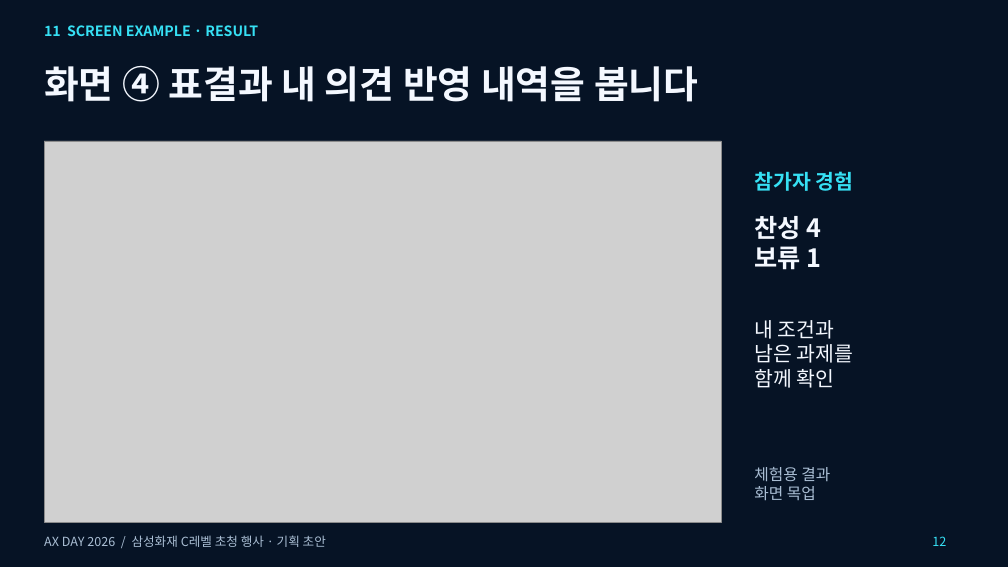
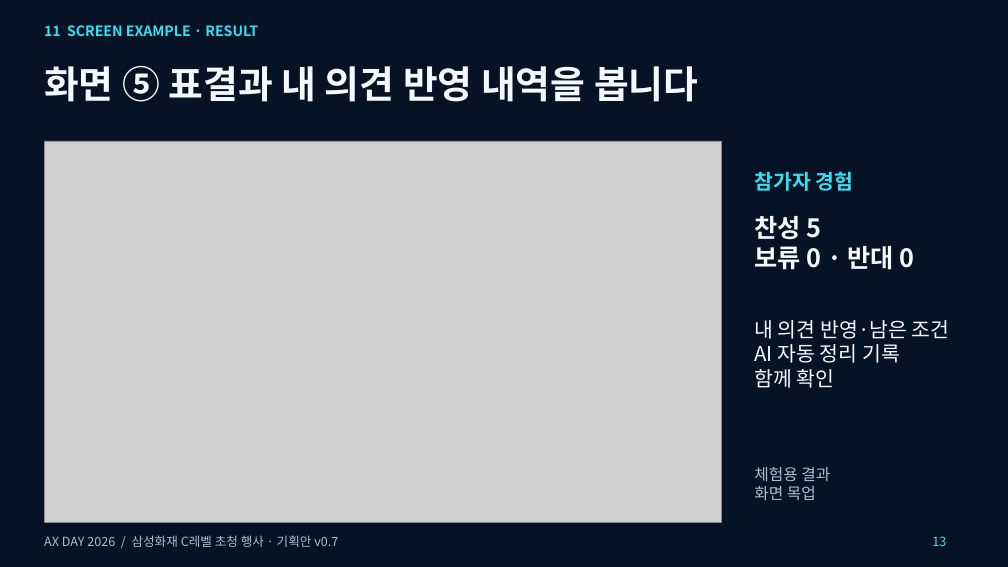
Before and after one commit to hyuny0219/axday_agent, a slide deck: slide 13 of docs/reference/AX_Day_2026_Boardroom_Proposal.pptx (slide 12 before the commit). Drawn at 1008x567 pixels with LibreOffice and Linux fonts; fonts in the diff are those of the drawing; grey boxes stand for pictures. Boxes give left, top, right and bottom in pixels: in the first picture for what was removed or moved away, otherwise in the second. Text is boxed around its words. In the diff, an @@ line names an element or a change of style, - is before the commit and + after.

```diff
--- a/docs/reference/AX_Day_2026_Boardroom_Proposal.pptx
+++ b/docs/reference/AX_Day_2026_Boardroom_Proposal.pptx
@@ text at box(44, 66, 698, 102): text changed @@
-화면 ④ 표결과 내 의견 반영 내역을 봅니다
+화면 ⑤ 표결과 내 의견 반영 내역을 봅니다
@@ text at box(754, 216, 915, 270): text changed @@
-찬성 4
-보류 1
+찬성 5
+보류 0 · 반대 0
@@ text at box(754, 320, 950, 363): text changed @@
-내 조건과
-남은 과제를
+내 의견 반영·남은 조건
+AI 자동 정리 기록
@@ text at box(44, 535, 338, 547): text changed @@
-AX DAY 2026 / 삼성화재 C레벨 초청 행사 · 기획 초안
+AX DAY 2026 / 삼성화재 C레벨 초청 행사 · 기획안 v0.7
@@ text at box(932, 536, 946, 546): text changed @@
-12
+13
```
Also in this commit, not shown: 15 other slides changed, 2 slides added, 13 other files.
